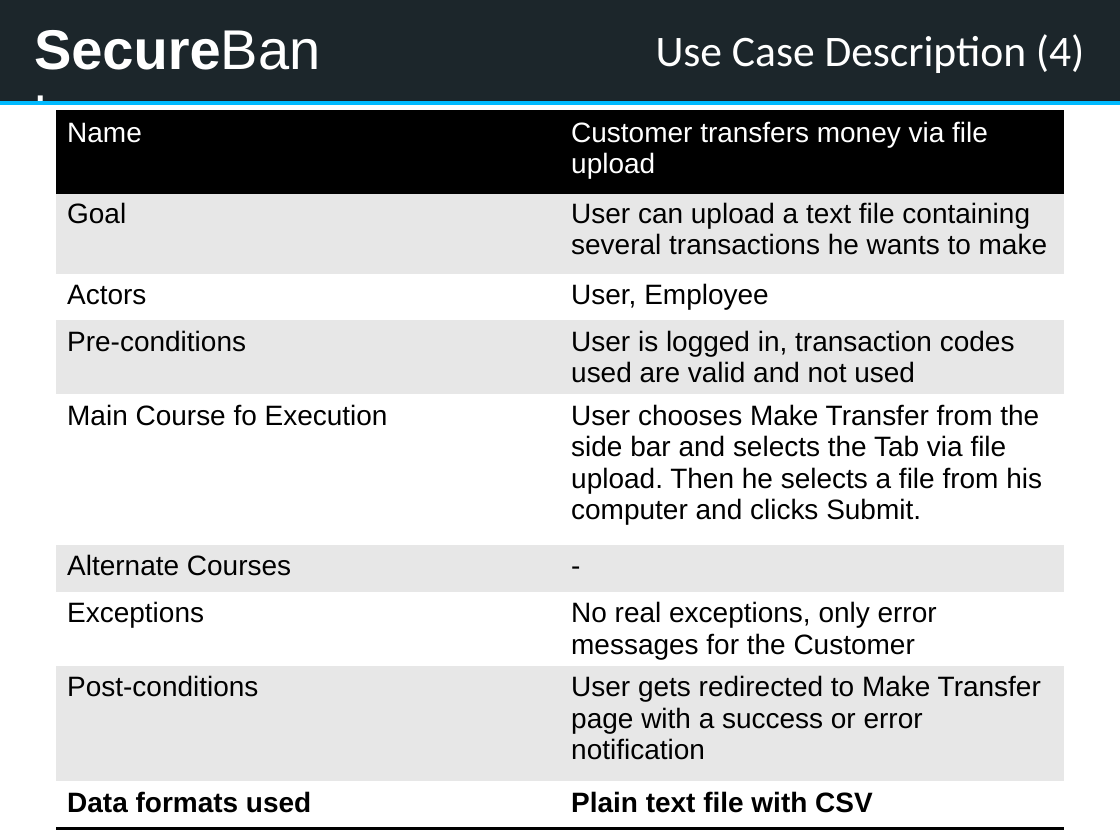
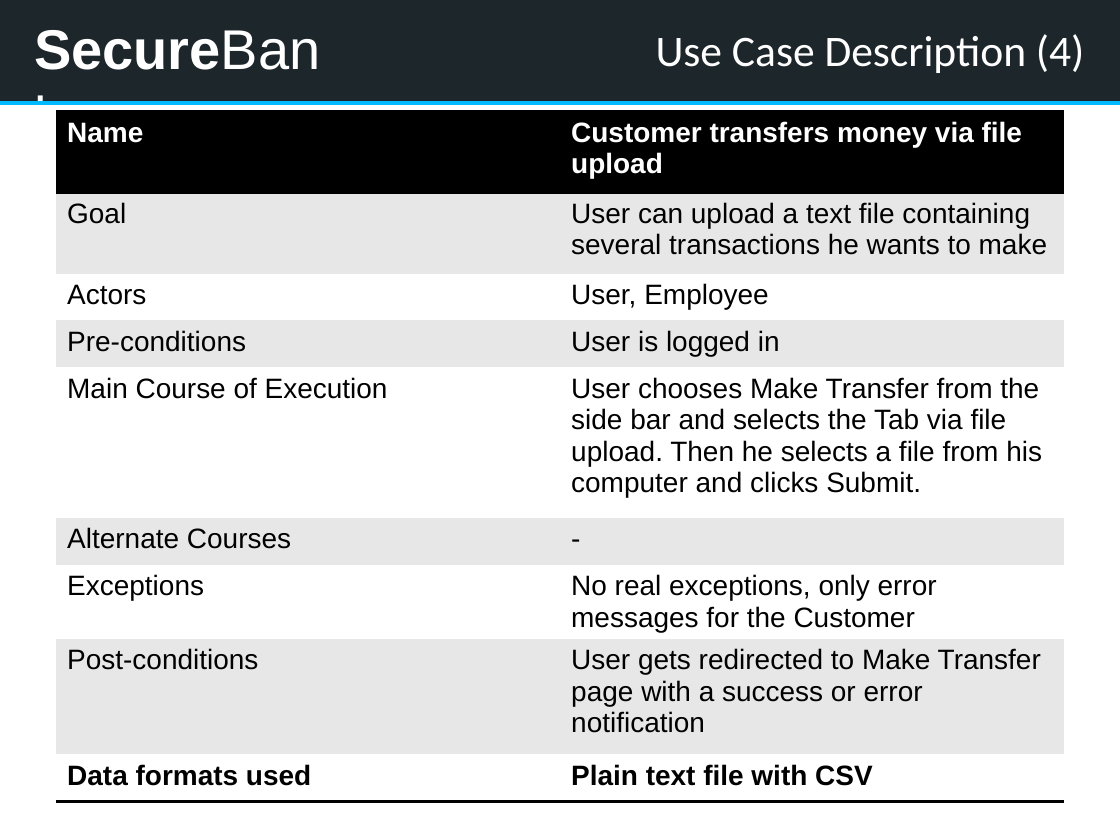
Before and after one commit to kwuerl/secure-coding-team-8, a slide deck: slide 11 of presentation1.pptx. Drawn at 1120x840 pixels with LibreOffice and Linux fonts; fonts in the diff are those of the drawing. Boxes give left, top, right and bottom in pixels: in the first picture for what was removed or moved away, otherwise in the second. Text is boxed around its words. In the diff, an @@ line names an element or a change of style, - is before the commit and + after.

```diff
--- a/presentation1.pptx
+++ b/presentation1.pptx
@@ table at [56, 112, 1064, 806] @@
-row 4, column 2: User is logged in, transaction codes used are valid and not used
+row 4, column 2: User is logged in
-row 5, column 1: Main Course fo Execution
+row 5, column 1: Main Course of Execution
@@ bold on in "Name", "Customer transfers money via file upload", "Data formats used", "Plain text file with CSV" @@
```
Also in this commit, not shown: 8 other slides changed, 5 slides added.
